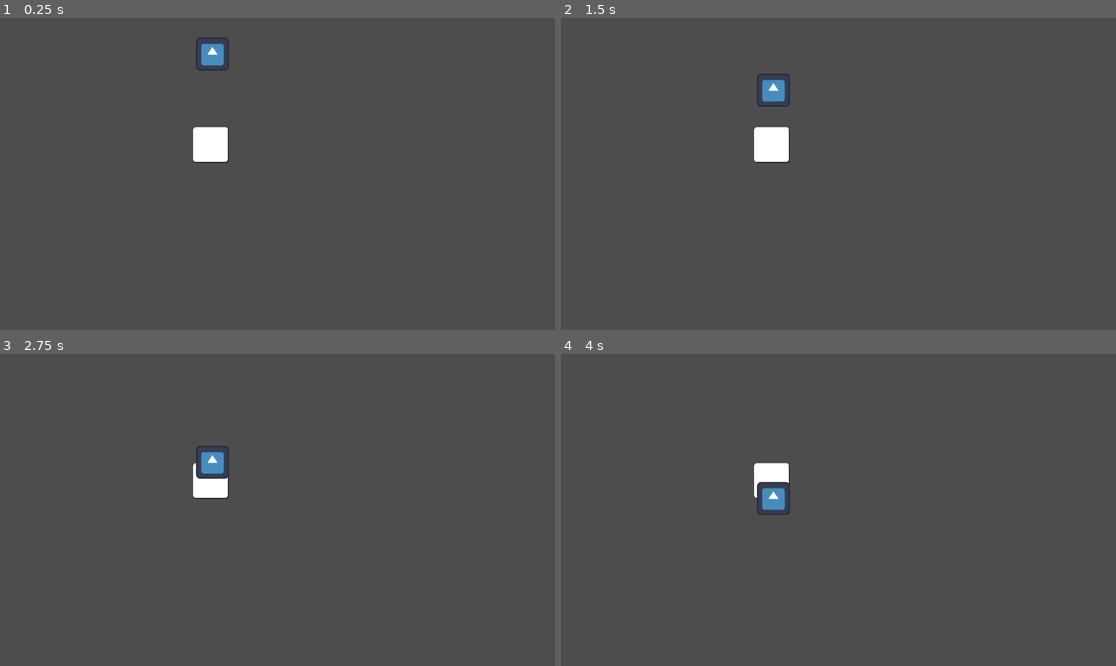
Above: before the commit, frames 1-4 (two rows, left to right).
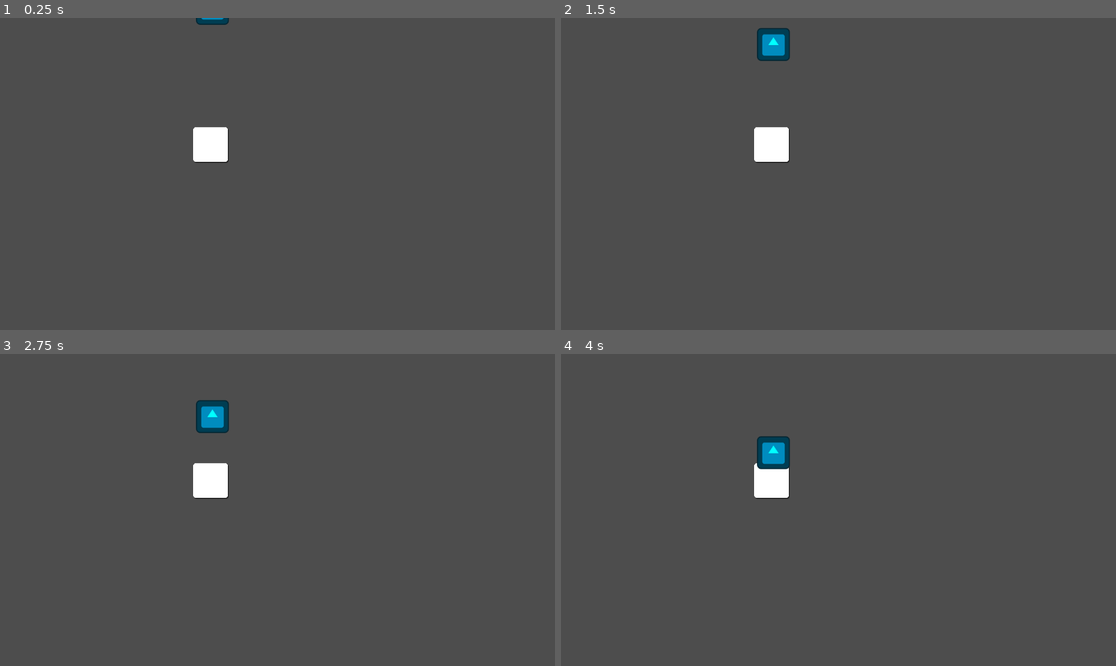
Above: after the commit, the same moments.

Repository: dancroker/RhythmGame
Game: Godot game, scene res://node_2d.tscn
Same seed, same stepped clock (60 frames per second), same inputs: the game is played once before the commit and once after it. The engine's default icon, where the game draws it, is replaced by a stand-in: a white triangle on a blue panel in a dark square.
Inputs (mouse positions are in pixels of both pictures, inside the frame that each line leads up to):
- Up to frame 1 (0.25 s): no input
- Up to frame 2 (1.5 s): move the mouse to (771, 145) at 0.52 s; hold 1 (Inner) 0.53-1.28 s; tap 2 (Outer) at 0.8, 1.35 s; move the mouse to (727, 189) at 1.27 s
- Up to frame 3 (2.75 s): tap 1 (Inner) at 1.55 s; move the mouse to (333, 441) at 2.02 s; hold 1 (Inner) from 2.03 s (still down); tap 2 (Outer) at 2.3 s
- Up to frame 4 (4 s): move the mouse to (810, 572) at 2.77 s; release 1 (Inner) at 2.78 s; tap 2 (Outer) at 2.85, 3.8 s; tap 1 (Inner) at 3.05 s; move the mouse to (1005, 556) at 3.52 s; hold 1 (Inner) from 3.53 s (still down)

The runs differ from the first frame. In frame 1, 0.5% of the frame differs, in the area x 35-42%, y 0-17%; in frame 2, 1.0%; in frame 3, 1.1%, in the area x 35-42%, y 14-41%; in frame 4, 1.1%.

Commit message:
Added Color Changing to Control Node

Diff:
--- a/rhythm-game/Scripts/AreaNote.gd
+++ b/rhythm-game/Scripts/AreaNote.gd
@@ -1,12 +1,38 @@
 extends Area2D
+@onready var sprite_2d_2: Sprite2D = $Sprite2D2
 
-@export var speed : float = 200.0
+@export var speed : float
+@export var path : int
+@export var type : int
+var pos_start
 
 # Called when the node enters the scene tree for the first time.
 func _ready() -> void:
+	pos_start = position.y
+	if type == 1:
+		sprite_2d_2.self_modulate = Color.AQUA
+	elif type == 2:
+		sprite_2d_2.self_modulate = Color.CRIMSON
 	pass # Replace with function body.
 
 
 # Called every frame. 'delta' is the elapsed time since the previous frame.
 func _process(delta: float) -> void:
-	position.y += speed * delta
+	if (path == 0):
+		position.y += speed * delta
+	if type == 1:
+		sprite_2d_2.self_modulate = Color.AQUA
+	elif type == 2:
+		sprite_2d_2.self_modulate = Color.CRIMSON
+
+func hit(type_hit : int):
+	if (type_hit == type):
+		print("Note Hit!")
+		if (path == 0):
+			position.y = pos_start
+			if (type == 1):
+				type = 2
+			else:
+				type = 1
+	else:
+		print("Wrong Hit!")
--- a/rhythm-game/Scripts/BasicControls.gd
+++ b/rhythm-game/Scripts/BasicControls.gd
@@ -1,15 +1,22 @@
 extends CharacterBody2D
 @onready var collision_shape_2d: CollisionShape2D = $CollisionShape2D
+@onready var note: Area2D = $"../../Note/Note"
+@onready var sprite_2d: Sprite2D = $Sprite2D
+
+@export var max_delay : int
 
 var is_mouse_inside: bool = false
 enum{
 	None = 0,
-	Note = 1,
+	Single = 1,
 	Hold = 2,
 }
 var note_collide : int = None
 var collision_point
 var collision_info
+var blue_time_delay : int = 0
+var red_time_delay : int = 0
+
 # Called when the node enters the scene tree for the first time.
 func _ready() -> void:
 	pass
@@ -28,28 +35,40 @@
 	if collision_point != 0:
 		print("Note")
 
-#func _on_mouse_entered() -> void:
-	#is_mouse_inside = true
-#
-#func _on_mouse_exited() -> void:
-	#is_mouse_inside = false
+
+	sprite_2d.modulate = Color(1,1,1)
+	if (blue_time_delay >  0):
+		sprite_2d.modulate = Color.AQUA
+		print("colour")
+		blue_time_delay -= 1
+	if (red_time_delay > 0):
+		sprite_2d.modulate = Color.CRIMSON
+		red_time_delay -= 1
+
+
 
 func _input(event: InputEvent) -> void:
 	if is_mouse_inside:
 		if event.is_action_pressed("Inner"):
 			print("1")
+
+			if (blue_time_delay ==  0):
+				blue_time_delay = max_delay
+
 			if note_collide != None:
-				print("Note Hit!")
+				note.hit(1)
 		elif event.is_action_pressed("Outer"):
 			print("2")
+			if (red_time_delay ==  0):
+				red_time_delay = max_delay
 			if note_collide != None:
-				print("Note Hit!")
+				note.hit(2)
 
 
 func _on_area_2d_area_entered(area: Area2D) -> void:
 	if area.name == "Note":
 		print("Note is inside hit zone!")
-		note_collide = Note
+		note_collide = Single
 
 
 func _on_area_2d_mouse_entered() -> void:
--- a/rhythm-game/node_2d.tscn
+++ b/rhythm-game/node_2d.tscn
@@ -18,6 +18,7 @@
 [node name="CharacterBody2D" type="CharacterBody2D" parent="Controll" unique_id=1451280682]
 input_pickable = true
 script = ExtResource("2_0e48y")
+max_delay = 10
 
 [node name="Sprite2D" type="Sprite2D" parent="Controll/CharacterBody2D" unique_id=406070639]
 position = Vector2(437, 263)
@@ -34,8 +35,10 @@
 [node name="Note" type="Node" parent="." unique_id=776400606]
 
 [node name="Note" type="Area2D" parent="Note" unique_id=1561228821]
+position = Vector2(0, -95)
 script = ExtResource("3_0hol4")
 speed = 60.0
+type = 1
 
 [node name="Sprite2D2" type="Sprite2D" parent="Note/Note" unique_id=1749239991]
 position = Vector2(441, 60)
